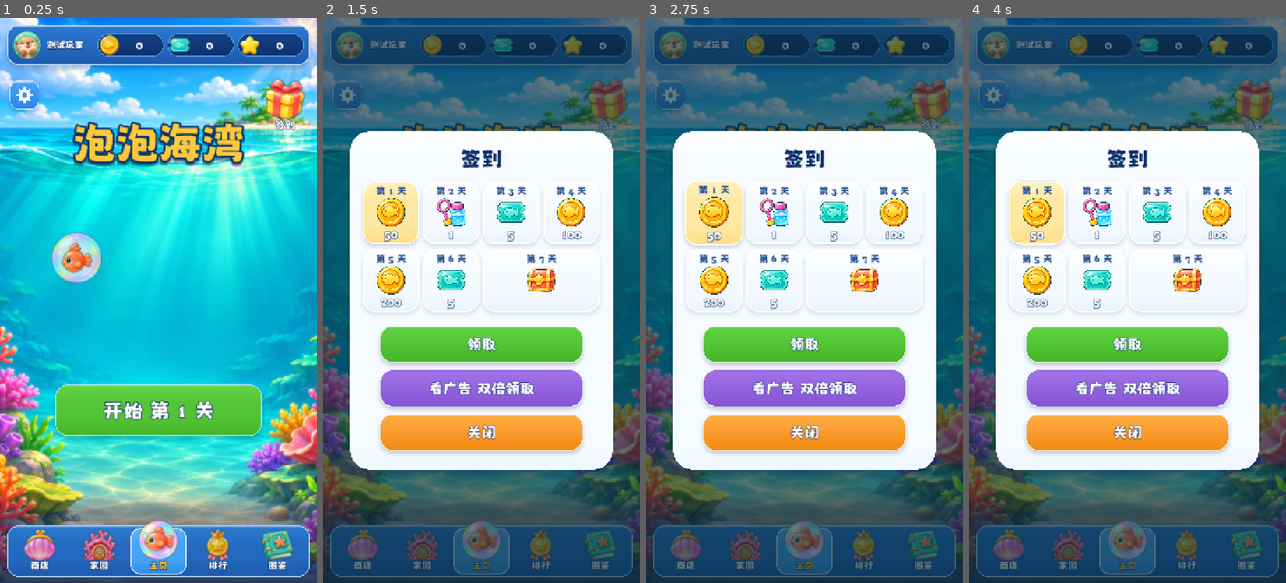
Above: before the commit, frames 1-4 (left to right).
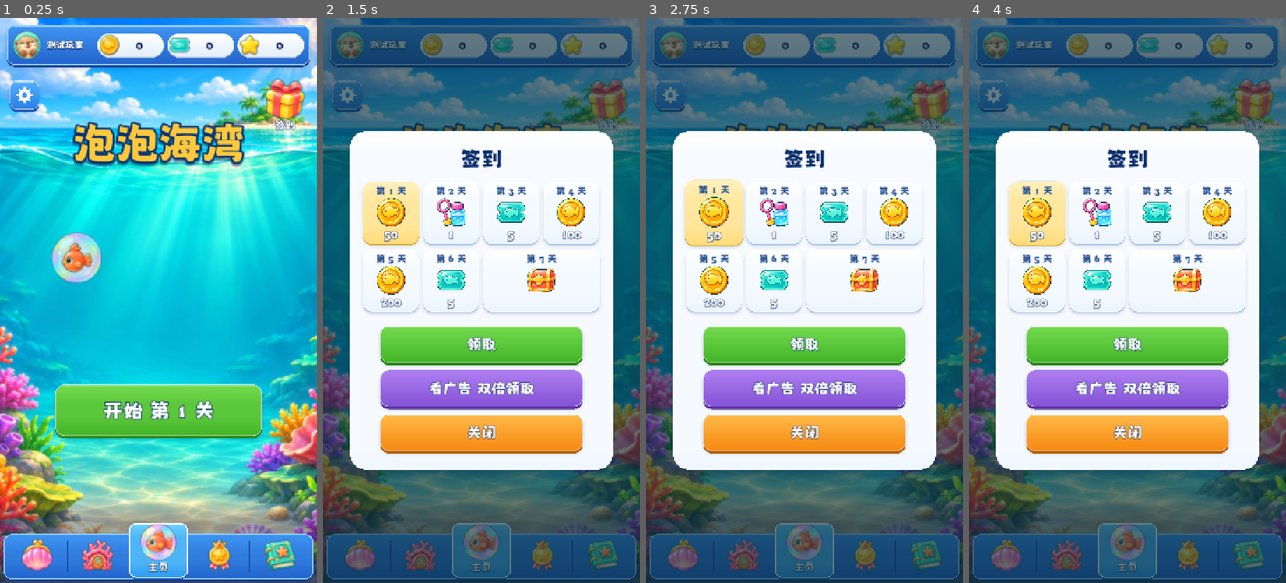
Above: after the commit, the same moments.

Repository: crazyniu/fishsort
Game: Godot game, scene res://scenes/main.tscn
The game is run twice, just before and just after one commit, with the same random seed, the same clock (stepped at 60 frames per second) and the same inputs.
Inputs (mouse positions are in pixels of both pictures, inside the frame that each line leads up to):
- Up to frame 1 (0.25 s): no input
- Up to frame 2 (1.5 s): click (608, 102) at 0.5 s; click (348, 97) at 1.25 s
- Up to frame 3 (2.75 s): click "开始 第 1 关" at 2 s
- Up to frame 4 (4 s): click "开始 第 1 关" at 2.75 s; click (1010, 549) at 3.52 s

The runs differ from the first frame. In frame 1, 18% of the frame differs, in the area x 0-100%, y 1-100%; in frame 2, 8.7%; in frame 3, 8.7%; in frame 4, 8.7%.

Commit message:
feat(ui): 海洋实色风格；图鉴改为木架鱼缸；底栏选中抬起；过关只出普通图鉴并全屏展示
Co-Authored-By: Claude Opus 5.5 <noreply@anthropic.com>

Diff:
--- a/assets/kit/kit.json
+++ b/assets/kit/kit.json
@@ -2,59 +2,59 @@
  "density": 3,
  "pieces": {
   "btn_blue": {
-   "pad": 16,
-   "mx": 63,
-   "my": 61
+   "pad": 14,
+   "mx": 61,
+   "my": 59
   },
   "btn_green": {
-   "pad": 16,
-   "mx": 63,
-   "my": 61
+   "pad": 14,
+   "mx": 61,
+   "my": 59
   },
   "btn_orange": {
-   "pad": 16,
-   "mx": 63,
-   "my": 61
+   "pad": 14,
+   "mx": 61,
+   "my": 59
   },
   "btn_purple": {
-   "pad": 16,
-   "mx": 63,
-   "my": 61
+   "pad": 14,
+   "mx": 61,
+   "my": 59
   },
   "btn_red": {
-   "pad": 16,
-   "mx": 63,
-   "my": 61
+   "pad": 14,
+   "mx": 61,
+   "my": 59
   },
   "tile": {
-   "pad": 16,
-   "mx": 69,
-   "my": 69
+   "pad": 14,
+   "mx": 67,
+   "my": 67
   },
   "btn_gear": {
-   "pad": 16,
+   "pad": 14,
    "mx": 0,
    "my": 0
   },
   "btn_close": {
-   "pad": 16,
+   "pad": 14,
    "mx": 0,
    "my": 0
   },
   "glass": {
-   "pad": 18,
-   "mx": 65,
-   "my": 65
+   "pad": 15,
+   "mx": 62,
+   "my": 62
   },
   "tab_on": {
-   "pad": 0,
-   "mx": 35,
-   "my": 35
+   "pad": 4,
+   "mx": 39,
+   "my": 39
   },
   "chip": {
-   "pad": 0,
-   "mx": 35,
-   "my": 29
+   "pad": 6,
+   "mx": 41,
+   "my": 35
   },
   "slot": {
    "pad": 0,
@@ -66,30 +66,45 @@
    "mx": 35,
    "my": 21
   },
+  "deep": {
+   "pad": 18,
+   "mx": 65,
+   "my": 65
+  },
+  "track": {
+   "pad": 0,
+   "mx": 35,
+   "my": 29
+  },
+  "seg_on": {
+   "pad": 6,
+   "mx": 41,
+   "my": 35
+  },
   "panel": {
    "pad": 38,
    "mx": 97,
    "my": 97
   },
   "row": {
-   "pad": 15,
-   "mx": 62,
-   "my": 62
+   "pad": 12,
+   "mx": 59,
+   "my": 59
   },
   "card": {
-   "pad": 15,
-   "mx": 62,
-   "my": 62
+   "pad": 12,
+   "mx": 59,
+   "my": 59
   },
   "card_gold": {
-   "pad": 15,
-   "mx": 62,
-   "my": 62
+   "pad": 12,
+   "mx": 59,
+   "my": 59
   },
   "shelf": {
    "pad": 12,
    "mx": 59,
-   "my": 23
+   "my": 25
   },
   "fade": {
    "pad": 0,
--- a/config/economy.json
+++ b/config/economy.json
@@ -28,14 +28,11 @@
   },
   "levelCard": {
     "rates": {
-      "common": 80,
-      "uncommon": 17,
-      "rare": 3
+      "common": 100
     },
     "pityEvery": 3,
     "pityPool": [
-      "common",
-      "uncommon"
+      "common"
     ]
   },
   "ticketPack": {
--- a/i18n/strings.csv
+++ b/i18n/strings.csv
@@ -86,5 +86,9 @@
 UI_RATES_PACK_1,珍稀卡包,Rare pack
 UI_RATES_PACK_2,精良 60% · 稀有 28% · 史诗 10% · 传说 2%,Uncommon 60% · Rare 28% · Epic 10% · Legend 2%
 UI_RATES_LEVEL_1,过关卡,Level card
-UI_RATES_LEVEL_2,普通 80% · 精良 17% · 稀有 3%,Common 80% · Uncommon 17% · Rare 3%
+UI_RATES_LEVEL_2,每次过关随机得 1 张普通图鉴，每 3 关至少 1 张新的,Each clear gives 1 random common card; a new one at least every 3 clears
 UI_RATES_PITY,连续没出新卡时会保底一张新卡,A new card is guaranteed after a dry streak
+UI_CARD_GET,图鉴获得 %s,New in album: %s
+UI_CARD_AGAIN,%s 已收集，换成 %d 金币,%s already collected: +%d coins
+UI_TAP_CONTINUE,点击任意位置继续,Tap anywhere to continue
+UI_NEW,新,NEW
--- a/src/game/game_screen.gd
+++ b/src/game/game_screen.gd
@@ -3,11 +3,11 @@
 ## 局内界面。规则全部交给 Rules，这里只负责摆放、输入转发和按事件播动画。
 
 const W := 750.0
-const BAR_Y := 16.0
-const BAR_H := 96.0
-const SHELF_Y := 124.0
-const ROW_Y := 322.0
-const FIELD_Y := 412.0
+const BAR_Y := 8.0
+const BAR_H := 68.0
+const SHELF_Y := 84.0
+const ROW_Y := 236.0
+const FIELD_Y := 322.0
 const TOOLS_H := 150.0
 const FLY_TIME := GameFx.FLY_TIME
 const LEVEL_COUNT := 60
@@ -155,19 +155,19 @@
 func _build_top() -> void:
 	var mid: float = BAR_Y + BAR_H / 2.0
 	_put(UiKit.piece("glass"), Vector2(16, BAR_Y), Vector2(W - 32, BAR_H))
-	var coin: Dictionary = UiKit.capsule("res://assets/ui/coin.png", 200)
-	_put(coin["box"], Vector2(32, mid - 28))
+	var coin: Dictionary = UiKit.capsule("res://assets/ui/coin.png", 200, 46.0)
+	_put(coin["box"], Vector2(34, mid - 23))
 	_coins = coin["label"]
 	var title: String = tr("UI_LEVEL") % _level_id
 	if _lv.challenge:
 		title = "%s · %s" % [tr("UI_CHALLENGE"), title]
 	var chip := UiKit.piece("chip")
-	_put(chip, Vector2(W / 2.0 - 110, mid - 26), Vector2(220, 52))
-	var level_lbl := UiKit.label(title, 28, UiKit.GOLD if _lv.challenge else Color.WHITE)
-	_put(level_lbl, Vector2(W / 2.0 - 110, mid - 26), Vector2(220, 52))
+	_put(chip, Vector2(W / 2.0 - 110, mid - 23), Vector2(220, 46))
+	var ink: Color = UiKit.PURPLE if _lv.challenge else UiKit.INK
+	_put(UiKit.text(title, 26, ink), Vector2(W / 2.0 - 110, mid - 23), Vector2(220, 46))
 	if _intro:
 		Anim.pop_in(chip)
-	_put(UiKit.badge("btn_gear", 68), Vector2(W - 26 - 68, mid - 34))
+	_put(UiKit.badge("btn_gear", 54), Vector2(W - 26 - 54, mid - 27))
 	var gear := UiKit.hotspot(Vector2(W - 100, BAR_Y), Vector2(84, BAR_H))
 	gear.pressed.connect(_show_settings)
 	Anim.press_fx(gear)
@@ -181,13 +181,13 @@
 	box.set_meta("have", have)
 	for k: Node in box.get_children():
 		k.queue_free()
-	var gap: float = 22.0
+	var gap: float = 20.0
 	var x0: float = (box.size.x - gap * (cap - 1)) / 2.0
 	for i: int in cap:
 		var dot := Panel.new()
 		var sb := StyleBoxFlat.new()
 		sb.set_corner_radius_all(8)
-		sb.bg_color = UiKit.GOLD if i < have else Color(1, 1, 1, 0.28)
+		sb.bg_color = UiKit.GOLD if i < have else Color("C3D3EE")
 		dot.add_theme_stylebox_override("panel", sb)
 		dot.size = Vector2(16, 16)
 		dot.position = Vector2(x0 + i * gap - 8, box.size.y / 2.0 - 8)
@@ -197,31 +197,31 @@
 
 
 func _bowl_pos(i: int) -> Vector2:
-	return Vector2(20 + i * 180 + 85, SHELF_Y + 84)
+	return Vector2(20 + i * 180 + 85, SHELF_Y + 70)
 
 
 func _build_shelf() -> void:
 	# 珊瑚色的架子
-	_put(UiKit.piece("shelf"), Vector2(12, SHELF_Y + 152), Vector2(W - 24, 24))
+	_put(UiKit.piece("shelf"), Vector2(12, SHELF_Y + 112), Vector2(W - 24, 28))
 	_bowls.clear()
 	for i: int in GameState.MAX_SLOTS:
 		var c: Vector2 = _bowl_pos(i)
-		var tank := UiKit.icon("res://assets/ui/tank.png", 170)
-		_put(tank, c - Vector2(85, 92))
-		var fish := UiKit.icon("", 78)
-		_put(fish, c - Vector2(39, 30))
-		var plus := UiKit.badge("plus", 56)
-		_put(plus, c - Vector2(28, 18))
+		var tank := UiKit.icon("res://assets/ui/tank.png", 124)
+		_put(tank, c - Vector2(62, 66))
+		var fish := UiKit.icon("", 58)
+		_put(fish, c - Vector2(29, 20))
+		var plus := UiKit.badge("plus", 44)
+		_put(plus, c - Vector2(22, 12))
 		Anim.pulse(plus, 1.12)
 		var pill := UiKit.piece("chip")
-		_put(pill, c + Vector2(-46, 70), Vector2(92, 38))
+		_put(pill, c + Vector2(-40, 46), Vector2(80, 32))
 		var count := Control.new()
 		count.mouse_filter = Control.MOUSE_FILTER_IGNORE
-		count.pivot_offset = Vector2(46, 19)
-		_put(count, c + Vector2(-46, 70), Vector2(92, 38))
+		count.pivot_offset = Vector2(40, 16)
+		_put(count, c + Vector2(-40, 46), Vector2(80, 32))
 		var timer := UiKit.label("", 28, UiKit.GOLD)
-		_put(timer, c + Vector2(-60, -104), Vector2(120, 36))
-		var hot := UiKit.hotspot(c - Vector2(85, 92), Vector2(170, 190))
+		_put(timer, c + Vector2(-60, -84), Vector2(120, 30))
+		var hot := UiKit.hotspot(c - Vector2(62, 66), Vector2(124, 150))
 		hot.pressed.connect(_on_bowl_pressed.bind(i))
 		_stage.add_child(hot)
 		if _intro:
@@ -240,24 +240,24 @@
 
 
 func _buffer_pos(i: int) -> Vector2:
-	return Vector2(196 + i * 84 + 38, ROW_Y + 42)
+	return Vector2(196 + i * 82 + 34, ROW_Y + 36)
 
 
 func _build_row() -> void:
-	_put(UiKit.piece("chip"), Vector2(16, ROW_Y + 14), Vector2(156, 56))
-	_progress = UiKit.label("", 26)
-	_put(_progress, Vector2(16, ROW_Y + 14), Vector2(156, 56))
-	_put(UiKit.piece("glass"), Vector2(186, ROW_Y - 6), Vector2(440, 96))
+	_put(UiKit.piece("chip"), Vector2(20, ROW_Y + 14), Vector2(150, 46))
+	_progress = UiKit.text("", 26, UiKit.INK)
+	_put(_progress, Vector2(20, ROW_Y + 14), Vector2(150, 46))
+	_put(UiKit.piece("glass"), Vector2(182, ROW_Y), Vector2(436, 74))
 	for i: int in _s.buffer_cap:
 		var slot := UiKit.piece("slot")
-		_put(slot, _buffer_pos(i) - Vector2(38, 38), Vector2(76, 76))
+		_put(slot, _buffer_pos(i) - Vector2(32, 32), Vector2(64, 64))
 		if _intro:
 			Anim.pop_in(slot, 0.2 + 0.04 * i)
 	_buffer_box = _put(Control.new(), Vector2.ZERO)
 	_buffer_box.mouse_filter = Control.MOUSE_FILTER_IGNORE
-	_put(UiKit.label(tr("UI_NEXT_BOWL"), 22), Vector2(626, ROW_Y - 2), Vector2(116, 30))
-	_next_icon = UiKit.icon("", 56)
-	_put(_next_icon, Vector2(656, ROW_Y + 26))
+	_put(UiKit.label(tr("UI_NEXT_BOWL"), 22), Vector2(626, ROW_Y), Vector2(116, 28))
+	_next_icon = UiKit.icon("", 46)
+	_put(_next_icon, Vector2(661, ROW_Y + 28))
 
 
 func _build_field(view_h: float) -> void:
@@ -441,9 +441,9 @@
 	for i: int in _buffer_box.get_child_count():
 		_buffer_box.get_child(i).queue_free()
 	for i: int in _s.buffer.size():
-		var f := UiKit.icon("", 64)
+		var f := UiKit.icon("", 54)
 		f.texture = _fish_tex(_s.buffer[i])
-		f.position = _buffer_pos(i) - Vector2(32, 32)
+		f.position = _buffer_pos(i) - Vector2(27, 27)
 		_buffer_box.add_child(f)
 		if i >= _buffer_shown:
 			Anim.pop_in(f, 0.0, 0.2)
@@ -550,7 +550,7 @@
 	var gain: int = int(cfg["coinPerHit"])
 	_combo_coins += gain
 	Save.data["coins"] = int(Save.data["coins"]) + gain
-	_fx.coin_to(from, Vector2(100, BAR_Y + 48), minf(1.0 + _combo * 0.04, 1.5), _refresh_top)
+	_fx.coin_to(from, Vector2(100, BAR_Y + 34), minf(1.0 + _combo * 0.04, 1.5), _refresh_top)
 
 
 func _on_bowl_pressed(i: int) -> void:
@@ -787,7 +787,7 @@
 	Anim.shake(_stage, 16.0)
 	for i: int in _bowls.size():
 		Anim.squash(_bowls[i]["tank"], 0.2)
-	WinFx.play(self, tr("UI_FINISH_TITLE"), _stage.position + Vector2(100, BAR_Y + 48))
+	WinFx.play(self, tr("UI_FINISH_TITLE"), _stage.position + Vector2(100, BAR_Y + 34))
 	get_tree().create_timer(1.9).timeout.connect(_show_win)
 
 
@@ -799,8 +799,14 @@
 		Save.data, Config.eco, Config.species, "levelCard", Rng.new(Time.get_ticks_usec())
 	)
 	Save.save()
-	_win_popup(reward, card, false)
-	Ads.banner(true)
+	_refresh_top()
+	CardReveal.open(self, card, _after_reveal.bind(reward, card))
+
+
+func _after_reveal(reward: Dictionary, card: Dictionary) -> void:
+	if is_inside_tree():
+		_win_popup(reward, card, false)
+		Ads.banner(true)
 
 
 func _win_popup(reward: Dictionary, card: Dictionary, doubled: bool) -> void:
--- /dev/null
+++ b/src/ui/card_reveal.gd
@@ -0,0 +1,133 @@
+class_name CardReveal
+extends Control
+## 过关得图鉴卡的全屏展示：压暗 → 光芒 → 鱼缸弹出 → 彩纸 → 点击任意位置继续。
+
+const RAYS := 16
+
+var _rays: Node2D
+var _ready_at: float = 0.0
+var _done: Callable
+var _closing: bool = false
+
+
+## card 是 Meta.draw_card 的返回值；关闭后调用 on_done
+static func open(host: Control, card: Dictionary, on_done: Callable) -> CardReveal:
+	var fx := CardReveal.new()
+	fx.size = host.size
+	fx.z_index = 100
+	fx.mouse_filter = Control.MOUSE_FILTER_STOP
+	fx._done = on_done
+	host.add_child(fx)
+	fx._build(card)
+	return fx
+
+
+func _build(card: Dictionary) -> void:
+	var w: float = size.x
+	var center := Vector2(w / 2.0, size.y * 0.45)
+	var shade := ColorRect.new()
+	shade.color = Color(0.01, 0.06, 0.16, 0.86)
+	shade.size = size
+	shade.mouse_filter = Control.MOUSE_FILTER_IGNORE
+	add_child(shade)
+	modulate.a = 0.0
+	create_tween().tween_property(self, "modulate:a", 1.0, 0.2)
+	_rays = Node2D.new()
+	_rays.position = center
+	for i: int in RAYS:
+		var p := Polygon2D.new()
+		var a: float = TAU * i / RAYS
+		var half: float = TAU / RAYS * 0.25
+		p.polygon = PackedVector2Array(
+			[
+				Vector2.ZERO,
+				Vector2.from_angle(a - half) * 520.0,
+				Vector2.from_angle(a + half) * 520.0
+			]
+		)
+		p.color = Color(1, 0.9, 0.5, 0.13)
+		_rays.add_child(p)
+	_rays.scale = Vector2.ZERO
+	add_child(_rays)
+	(
+		create_tween()
+		. tween_property(_rays, "scale", Vector2.ONE, 0.5)
+		. set_trans(Tween.TRANS_BACK)
+		. set_ease(Tween.EASE_OUT)
+	)
+	var sp: Dictionary = Config.species_by_id[card["id"]]
+	var title: String = (
+		tr("UI_CARD_GET") % sp["name"]
+		if card["is_new"]
+		else tr("UI_CARD_AGAIN") % [sp["name"], int(card["coins"])]
+	)
+	var head := UiKit.label(title, 50 if card["is_new"] else 38, UiKit.GOLD)
+	head.size = Vector2(w, 80)
+	head.position = Vector2(0, center.y - 290)
+	head.pivot_offset = head.size / 2.0
+	add_child(head)
+	Anim.pop_in(head, 0.15, 0.35)
+	# 鱼缸 + 鱼
+	var tank := UiKit.icon("res://assets/ui/tank.png", 360)
+	tank.position = center - Vector2(180, 180)
+	tank.pivot_offset = Vector2(180, 180)
+	add_child(tank)
+	Anim.pop_in(tank, 0.05, 0.4)
+	var art_path: String = "res://assets/fish/%s.png" % card["id"]
+	if ResourceLoader.exists(art_path):
+		var fish := UiKit.icon(art_path, 180)
+		fish.position = center - Vector2(90, 70)
+		add_child(fish)
+		Anim.pop_in(fish, 0.25, 0.35)
+		Anim.wiggle(fish, 7.0, 1.6)
+	else:
+		var q := UiKit.label("?", 120)
+		q.size = Vector2(200, 160)
+		q.position = center - Vector2(100, 60)
+		add_child(q)
+	if card["is_new"]:
+		var tag := UiKit.badge("dot_red", 76)
+		tag.position = center + Vector2(110, -190)
+		tag.pivot_offset = Vector2(38, 38)
+		add_child(tag)
+		var tag_text := UiKit.label(tr("UI_NEW"), 30)
+		tag_text.size = Vector2(76, 76)
+		tag.add_child(tag_text)
+		Anim.pop_in(tag, 0.5, 0.3)
+	Anim.confetti(self, w, 70)
+	Anim.burst(
+		self, center, 14, "res://assets/ui/star.png", 620.0, 900.0, Vector2(26, 46), 0.9, 101
+	)
+	Audio.sfx(&"star")
+	var hint := UiKit.label(tr("UI_TAP_CONTINUE"), 30)
+	hint.size = Vector2(w, 50)
+	hint.position = Vector2(0, size.y * 0.8)
+	hint.modulate.a = 0.0
+	add_child(hint)
+	var tw: Tween = hint.create_tween()
+	tw.tween_interval(0.7)
+	tw.tween_property(hint, "modulate:a", 1.0, 0.25)
+	tw.tween_callback(
+		func() -> void:
+			hint.create_tween().set_loops().tween_property(hint, "modulate:a", 0.45, 0.6).from(1.0)
+	)
+	_ready_at = Time.get_ticks_msec() / 1000.0 + 0.7
+
+
+func _process(delta: float) -> void:
+	_rays.rotation += delta * 0.35
+
+
+func _gui_input(event: InputEvent) -> void:
+	var pressed: bool = (
+		(event is InputEventMouseButton and (event as InputEventMouseButton).pressed)
+		or (event is InputEventScreenTouch and (event as InputEventScreenTouch).pressed)
+	)
+	if not pressed or _closing or Time.get_ticks_msec() / 1000.0 < _ready_at:
+		return
+	_closing = true
+	Audio.sfx(&"click")
+	var tw: Tween = create_tween()
+	tw.tween_property(self, "modulate:a", 0.0, 0.2)
+	tw.tween_callback(_done)
+	tw.tween_callback(queue_free)
--- a/src/ui/home_screen.gd
+++ b/src/ui/home_screen.gd
@@ -123,25 +123,30 @@
 # ---------- 底部页签 ----------
 
 
-## 底部页签：一条玻璃横栏，选中的页签有高亮底、图标放大上浮
+## 底部页签：一条实色蓝底，选中的页签是抬高的亮色块并显示文字，其余只显示图标
 func _build_tabs() -> void:
 	var y: float = size.y - TABS_H
-	_add(_stage, UiKit.piece("fade"), Vector2(-400, y - 60), Vector2(W + 800, TABS_H + 60))
-	_add(_stage, UiKit.piece("glass"), Vector2(16, y + 14), Vector2(W - 32, TABS_H - 28))
+	_add(_stage, UiKit.piece("fade"), Vector2(-400, y - 40), Vector2(W + 800, TABS_H + 40))
+	_add(_stage, UiKit.piece("glass"), Vector2(8, y + 34), Vector2(W - 16, TABS_H - 42))
 	_tab_icons.clear()
 	_tab_marks.clear()
 	_tab_labels.clear()
-	var tab_w: float = (W - 48) / TAB_KEYS.size()
+	var tab_w: float = (W - 32) / TAB_KEYS.size()
 	for i: int in TAB_KEYS.size():
-		var x: float = 24 + i * tab_w
+		var x: float = 16 + i * tab_w
 		var mark := UiKit.piece("tab_on")
-		_add(_stage, mark, Vector2(x + 4, y + 20), Vector2(tab_w - 8, TABS_H - 40))
+		_add(_stage, mark, Vector2(x + 2, y + 8), Vector2(tab_w - 4, TABS_H - 20))
 		_tab_marks.append(mark)
-		var icon := UiKit.icon("res://assets/ui/%s.png" % TAB_ICONS[i], 78)
-		_add(_stage, icon, Vector2(x + (tab_w - 78) / 2.0, y + 22))
+		if i > 0:
+			var line := ColorRect.new()
+			line.color = Color("1B4FA6")
+			line.mouse_filter = Control.MOUSE_FILTER_IGNORE
+			_add(_stage, line, Vector2(x - 1, y + 50), Vector2(2, TABS_H - 76))
+		var icon := UiKit.icon("res://assets/ui/%s.png" % TAB_ICONS[i], 76)
+		_add(_stage, icon, Vector2(x + (tab_w - 76) / 2.0, y + 46))
 		_tab_icons.append(icon)
-		var text := UiKit.label(tr(TAB_KEYS[i]), 22)
-		_add(_stage, text, Vector2(x, y + 94), Vector2(tab_w, 30))
+		var text := UiKit.label(tr(TAB_KEYS[i]), 24)
+		_add(_stage, text, Vector2(x, y + 96), Vector2(tab_w, 32))
 		_tab_labels.append(text)
 		var hot := UiKit.hotspot(Vector2(x, y), Vector2(tab_w, TABS_H))
 		hot.pressed.connect(_on_tab.bind(i))
@@ -154,18 +159,19 @@
 	for i: int in _tab_marks.size():
 		var on: bool = i == _tab
 		_tab_marks[i].visible = on
-		# 选中的图标放大并上浮一点，其余稍微暗一些
+		_tab_labels[i].visible = on
+		# 选中的图标放大并上浮，给文字让出位置
 		var icon: Control = _tab_icons[i]
 		var tw: Tween = icon.create_tween().set_parallel()
 		(
 			tw
-			. tween_property(icon, "scale", Vector2.ONE * (1.22 if on else 1.0), 0.18)
+			. tween_property(icon, "scale", Vector2.ONE * (1.15 if on else 1.0), 0.18)
 			. set_trans(Tween.TRANS_BACK)
 			. set_ease(Tween.EASE_OUT)
 		)
-		tw.tween_property(icon, "position:y", y + (10.0 if on else 22.0), 0.18)
-		icon.modulate = Color.WHITE if on else Color(0.86, 0.9, 0.96)
-		_tab_labels[i].add_theme_color_override("font_color", UiKit.GOLD if on else Color.WHITE)
+		tw.tween_property(icon, "position:y", y + (16.0 if on else 46.0), 0.18)
+		if on:
+			Anim.bounce(_tab_labels[i], 1.2)
 
 
 func _on_tab(i: int) -> void:
@@ -629,26 +635,28 @@
 
 
 func _page_collection() -> void:
-	# 稀有度分段页签：一条玻璃底上五段，选中的那段是彩色按钮
-	_add(_page, UiKit.piece("glass"), Vector2(16, 8), Vector2(W - 32, 84))
-	var seg_w: float = (W - 32 - 16) / RARITIES.size()
+	# 深海底板托住整页内容，背景图只露在外圈
+	var deep_h: float = _page.size.y - 122.0
+	_add(_page, UiKit.piece("deep"), Vector2(12, 4), Vector2(W - 24, deep_h))
+	# 稀有度分段页签：深色轨道，选中段是白色块
+	var seg_w: float = (W - 64 - 8) / RARITIES.size()
+	_add(_page, UiKit.piece("track"), Vector2(32, 20), Vector2(W - 64, 64))
 	for i: int in RARITIES.size():
 		var text: String = tr("UI_RARITY_" + RARITIES[i].to_upper())
-		var pos := Vector2(24 + i * seg_w, 16)
+		var pos := Vector2(36 + i * seg_w, 24)
 		if i == _rarity:
-			var on := _btn(
+			var on := UiKit.piece("seg_on")
+			_add(_page, on, pos, Vector2(seg_w, 56))
+			Anim.bounce(on, 1.06, 0.2)
+			_add(
 				_page,
-				text,
-				RARITY_BUTTONS[i],
-				pos + Vector2(3, 0),
-				Vector2(seg_w - 6, 68),
-				_on_rarity.bind(i),
-				28
+				UiKit.text(text, 28, RARITY_BUTTONS[i].darkened(0.25)),
+				pos,
+				Vector2(seg_w, 56)
 			)
-			Anim.bounce(on, 1.08, 0.22)
 		else:
-			_add(_page, UiKit.label(text, 26, Color(0.92, 0.96, 1.0)), pos, Vector2(seg_w, 68))
-			var hot := UiKit.hotspot(pos, Vector2(seg_w, 68))
+			_add(_page, UiKit.label(text, 26), pos, Vector2(seg_w, 56))
+			var hot := UiKit.hotspot(pos, Vector2(seg_w, 56))
 			hot.pressed.connect(_on_rarity.bind(i))
 			_page.add_child(hot)
 	# 收集进度
@@ -657,67 +665,62 @@
 		func(sp: Dictionary) -> bool: return sp["rarity"] == RARITIES[_rarity]
 	)
 	var have: int = pool.filter(func(sp: Dictionary) -> bool: return cards.has(sp["id"])).size()
-	_add(_page, UiKit.piece("chip"), Vector2(16, 104), Vector2(W - 32, 44))
+	_add(_page, UiKit.piece("chip"), Vector2(32, 98), Vector2(W - 64, 36))
 	if have > 0:
-		_add(
-			_page,
-			UiKit.piece("fill"),
-			Vector2(16, 104),
-			Vector2(maxf(44.0, (W - 32) * have / pool.size()), 44)
-		)
+		var fill_w: float = maxf(36.0, (W - 64) * have / pool.size())
+		_add(_page, UiKit.piece("fill"), Vector2(32, 98), Vector2(fill_w, 36))
 	_add(
 		_page,
-		UiKit.label(tr("UI_COLLECTED") % [have, pool.size()], 24),
-		Vector2(16, 104),
-		Vector2(W - 32, 42)
-	)
-	# 卡片列表
-	var list_top: float = 162.0
-	var list_h: float = _page.size.y - list_top - 122.0
+		UiKit.text(tr("UI_COLLECTED") % [have, pool.size()], 22, UiKit.INK),
+		Vector2(32, 98),
+		Vector2(W - 64, 36)
+	)
+	# 鱼缸一排三个摆在木架上，可上下滑动
+	var list_top: float = 146.0
+	var list_h: float = deep_h - list_top - 4.0
 	var scroll := ScrollContainer.new()
 	scroll.horizontal_scroll_mode = ScrollContainer.SCROLL_MODE_DISABLED
-	_add(_page, scroll, Vector2(0, list_top), Vector2(W, list_h))
+	scroll.clip_contents = true
+	_add(_page, scroll, Vector2(12, list_top), Vector2(W - 24, list_h))
 	var inner := Control.new()
 	# 默认会拦下滚轮和拖动，放行给外层的滚动容器
 	inner.mouse_filter = Control.MOUSE_FILTER_PASS
 	scroll.add_child(inner)
-	var cell_w: float = (W - 32 - 24) / 3.0
+	var row_h: float = 214.0
+	var col_w: float = (W - 24 - 32) / 3.0
+	for r: int in ceili(pool.size() / 3.0):
+		_add(inner, UiKit.piece("shelf"), Vector2(10, r * row_h + 160), Vector2(W - 44, 40))
 	for n: int in pool.size():
 		var sp: Dictionary = pool[n]
 		var owned: int = int(cards.get(sp["id"], 0))
-		var cell := UiKit.piece("card")
-		cell.self_modulate = Color.WHITE if owned > 0 else Color(0.74, 0.82, 0.9)
-		_add(
-			inner,
-			cell,
-			Vector2(16 + (n % 3) * (cell_w + 12), 6 + (n / 3) * 262),
-			Vector2(cell_w, 250)
-		)
+		var cx: float = 16 + (n % 3) * col_w + col_w / 2.0
+		var top: float = (n / 3) * row_h
+		var cell := Control.new()
+		cell.mouse_filter = Control.MOUSE_FILTER_PASS
+		_add(inner, cell, Vector2(cx - 90, top), Vector2(180, 200))
+		var tank := UiKit.icon("res://assets/ui/tank.png", 176)
+		_add(cell, tank, Vector2(2, 0))
+		if owned == 0:
+			tank.modulate = Color(0.78, 0.86, 0.95)
 		var art_path: String = "res://assets/fish/%s.png" % sp["id"]
-		var bub := UiKit.icon("res://assets/ui/bubble.png", 164)
-		_add(cell, bub, Vector2((cell_w - 164) / 2.0, 10)).modulate.a = 0.75
 		if ResourceLoader.exists(art_path):
-			var fish := UiKit.icon(art_path, 112)
-			_add(cell, fish, Vector2((cell_w - 112) / 2.0, 36))
+			var fish := UiKit.icon(art_path, 92)
+			_add(cell, fish, Vector2(44, 52))
 			if owned > 0:
 				Anim.wiggle(fish, 6.0, 1.8, randf())
 			else:
-				fish.modulate = Color(0.05, 0.2, 0.3, 0.7)
+				fish.modulate = Color(0.04, 0.14, 0.3, 0.85)
 		else:
-			_add(cell, UiKit.label("?", 84), Vector2((cell_w - 164) / 2.0, 10), Vector2(164, 164))
+			_add(cell, UiKit.label("?", 72), Vector2(40, 40), Vector2(100, 110))
 		var name_text: String = sp["name"] if owned > 0 else tr("UI_UNKNOWN")
-		_add(
-			cell,
-			UiKit.text(name_text, 28, UiKit.NAVY if owned > 0 else UiKit.BODY),
-			Vector2(0, 186),
-			Vector2(cell_w, 44)
-		)
+		# 名字写在木架上
+		_add(cell, UiKit.label(name_text, 24), Vector2(-10, 162), Vector2(200, 34))
 		if owned > 1:
-			_add(cell, UiKit.badge("dot_red", 44), Vector2(cell_w - 52, 8))
-			_add(cell, UiKit.label(str(owned), 22), Vector2(cell_w - 52, 8), Vector2(44, 44))
+			_add(cell, UiKit.badge("dot_red", 44), Vector2(140, 6))
+			_add(cell, UiKit.label(str(owned), 22), Vector2(140, 6), Vector2(44, 44))
 		if n < 12:
 			Anim.pop_in(cell, 0.03 * n, 0.25)
-	inner.custom_minimum_size = Vector2(W, 12 + ceili(pool.size() / 3.0) * 262)
+	inner.custom_minimum_size = Vector2(W - 24, ceili(pool.size() / 3.0) * row_h + 8)
 	# 珍稀卡包：图标 + 名称 + 价格胶囊，旁边是概率说明
 	var y: float = _page.size.y - 108
 	var pack := _btn(_page, "", UiKit.PURPLE, Vector2(16, y), Vector2(W - 32 - 100, 92), _on_pack)
--- a/src/ui/ui_kit.gd
+++ b/src/ui/ui_kit.gd
@@ -12,6 +12,8 @@
 const GOLD := Color("FFC93C")
 ## 浅色面板上的正文色
 const BODY := Color("27508F")
+## 白色胶囊上的字：深蓝，不描边
+const INK := Color("1A2F6B")
 
 static var _cache: Dictionary = {}
 
@@ -86,7 +88,7 @@
 	var pic := icon(icon_path, side)
 	pic.position = Vector2(5, 4)
 	box.add_child(pic)
-	var num := label("0", int(height * 0.5))
+	var num := text("0", int(height * 0.5), INK)
 	num.position = Vector2(side + 6, 0)
 	num.size = Vector2(width - side - 18, height)
 	box.add_child(num)
--- a/tests/test_meta.gd
+++ b/tests/test_meta.gd
@@ -44,11 +44,11 @@
 		var owned_low: int = (
 			(save["cards"] as Dictionary)
 			. keys()
-			. filter(func(k: String) -> bool: return k[0] == "c" or k[0] == "u")
+			. filter(func(k: String) -> bool: return k[0] == "c")
 			. size()
 		)
-		if owned_low < 45:
-			ok(dry < 3, "保底：普通和精良集齐前不会连续 3 张都是重复卡")
+		if owned_low < 30:
+			ok(dry < 3, "保底：普通集齐前不会连续 3 张都是重复卡")
 	ok(int(save["coins"]) > 0, "重复卡换金币")
 	ok(
 		not (save["cards"] as Dictionary).keys().any(
--- a/tools/shot.gd
+++ b/tools/shot.gd
@@ -47,7 +47,10 @@
 					break
 			await create_timer(0.12).timeout
 		# 第 6 个参数填 combo：直接触发一次连击演出（数字,夸奖词）
-		if args.size() > 5:
+		if args.size() > 5 and args[5] == "reveal":
+			var card: Dictionary = {"id": "c01", "is_new": true, "rarity": "common", "coins": 0}
+			load("res://src/ui/card_reveal.gd").call("open", game, card, func() -> void: pass)
+		elif args.size() > 5:
 			game.set("_combo", int(args[5]))
 			game.call("_show_combo", args[6] if args.size() > 6 else "", 1.6)
 	# 第 5 个参数：截图前再等几秒（看动画播到哪）
Not shown, changed: assets/kit/badge_green.png.import
Not shown, changed: assets/kit/badge_purple.png.import
Binary file changed: assets/kit/btn_blue.png
Not shown, changed: assets/kit/btn_blue.png.import
Binary file changed: assets/kit/btn_close.png
Not shown, changed: assets/kit/btn_close.png.import
Binary file changed: assets/kit/btn_gear.png
Not shown, changed: assets/kit/btn_gear.png.import
Binary file changed: assets/kit/btn_green.png
Not shown, changed: assets/kit/btn_green.png.import
Binary file changed: assets/kit/btn_orange.png
Not shown, changed: assets/kit/btn_orange.png.import
(and 39 more such lines)
